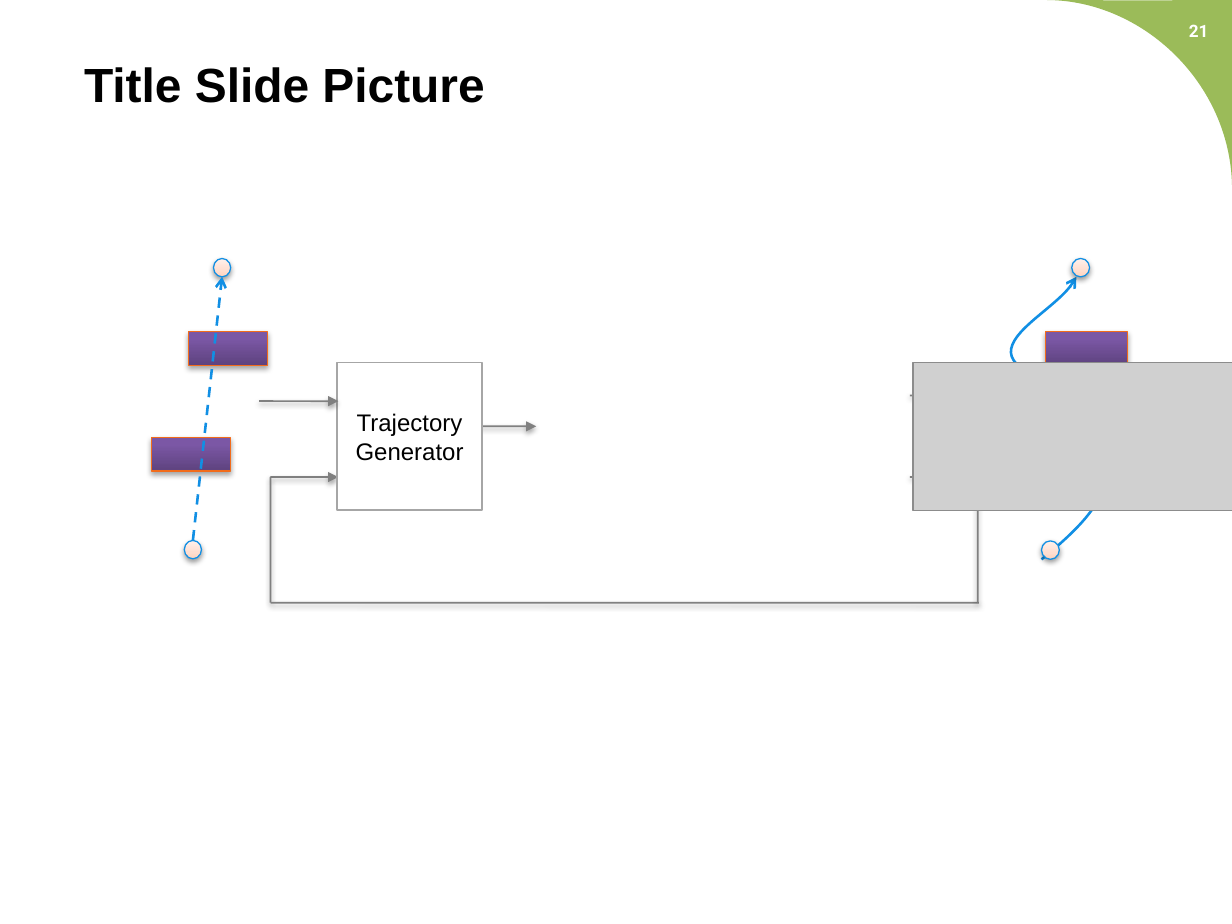
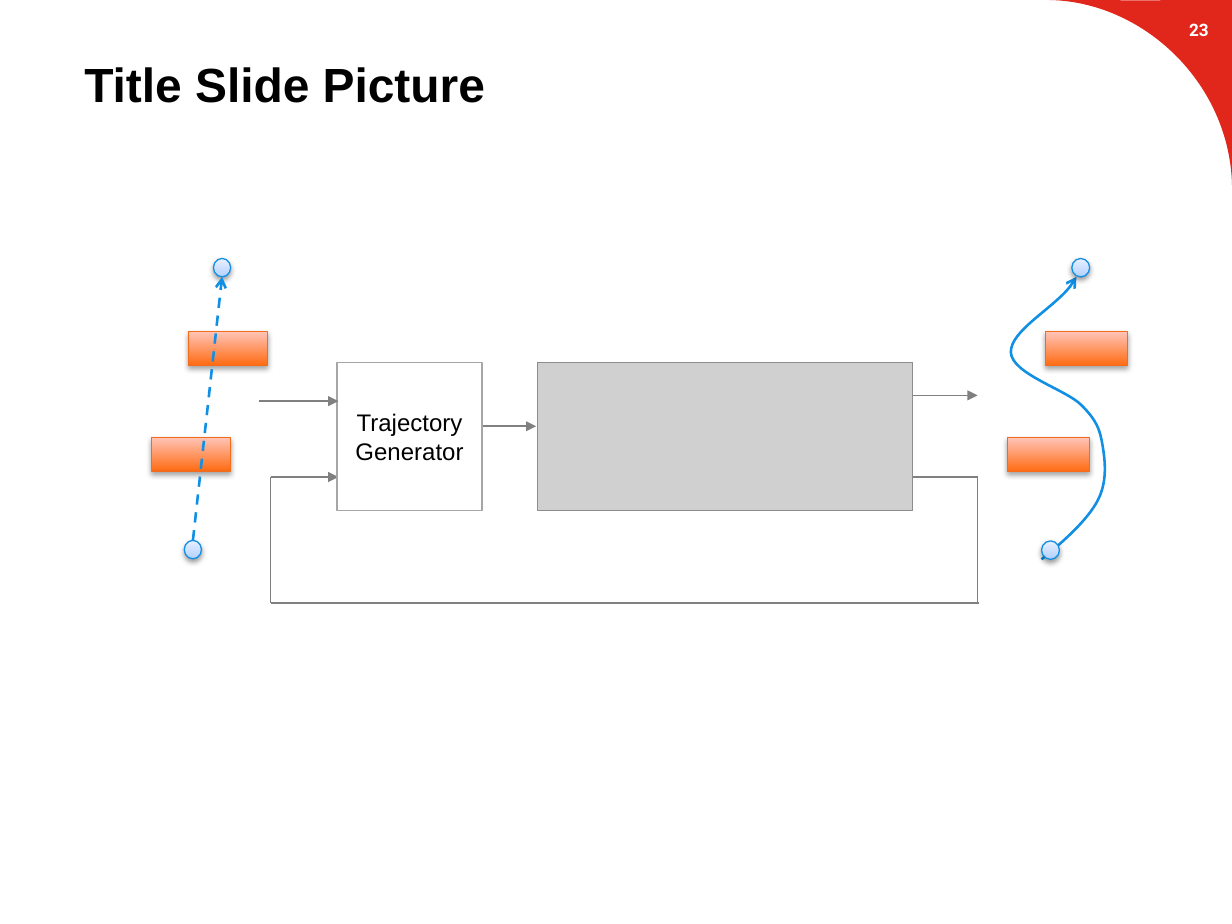
Before and after one commit to suvoganguli/GIG-MPC-Laplacian, a slide deck: slide 24 of 2D Results.pptx (slide 21 before the commit). Drawn at 1232x924 pixels with LibreOffice and Linux fonts; fonts in the diff are those of the drawing; grey boxes stand for pictures; background and template pictures are left out. Boxes give left, top, right and bottom in pixels: in the first picture for what was removed or moved away, otherwise in the second. Text is boxed around its words. In the diff, an @@ line names an element or a change of style, - is before the commit and + after.

```diff
--- a/2D Results.pptx
+++ b/2D Results.pptx
@@ freeform shape at bbox=[1047, 0, 1232, 185]: fill #9BBB59 to #E1261C @@
@@ page number at bbox=[1189, 23, 1209, 36]: text changed @@
-21
+23
@@ fill gradient #FFD2BD to #FFDED0 to #FFF2ED to gradient #B0CFFF to #C8DCFF to #EAF2FF; outline #118FE4 0.75 pt to #1190E5 0.75 pt in 4 elements at bbox=[185, 541, 202, 559], bbox=[213, 259, 230, 277], bbox=[1041, 541, 1060, 559], bbox=[1072, 259, 1090, 277] @@
@@ freeform shape removed at bbox=[193, 277, 223, 541] @@
@@ group added at bbox=[193, 277, 978, 541]: 5 arrows @@
@@ freeform shape at bbox=[1011, 277, 1105, 559]: outline #118FE4 1.5 pt to #1190E5 1.5 pt @@
@@ fill gradient #5F4480 to #7B58A6 to #7C57A8 to gradient #FF6D15 to #FFC5B7; outline #F26C1B 0.75 pt to #F36C1B 0.75 pt in 4 elements at bbox=[1008, 437, 1090, 471], bbox=[1046, 331, 1129, 365], bbox=[152, 437, 230, 471], bbox=[188, 331, 267, 365] @@
@@ rectangle "Trajectory Generator" at bbox=[338, 362, 483, 510]: outline #A6A6A6 0.99 pt to #A6A6A6 1 pt @@
@@ picture: place and size @@
-picture at bbox=[913, 362, 1232, 510]
+picture at bbox=[537, 362, 913, 510]
@@ freeform shape removed at bbox=[259, 402, 338, 402] @@
@@ freeform shape removed at bbox=[910, 395, 978, 395] @@
@@ freeform shape removed at bbox=[479, 426, 536, 426] @@
@@ line (271, 477) - (271, 602): stroke #808080 0.99 pt to #808080 1 pt @@
@@ freeform shape removed at bbox=[271, 477, 339, 477] @@
@@ line (910, 477) - (978, 477): stroke #808080 0.99 pt to #808080 1 pt @@
@@ line (978, 477) - (978, 602): stroke #808080 0.99 pt to #808080 1 pt @@
@@ line (271, 602) - (979, 602): stroke #808080 0.99 pt to #808080 1 pt @@
```
Also in this commit, not shown: 18 other slides changed, 5 slides added, 2 slides removed.
